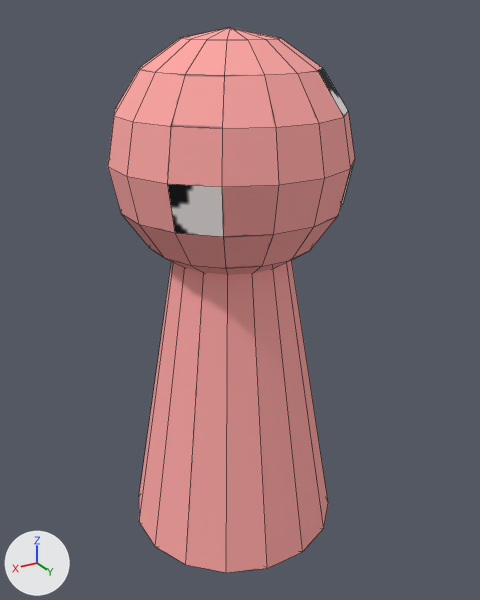
What one commit did to the OBJ model assets/models/entities/patient.obj.
Before and after are seen from a 50 mm lens placed at (4.88, 8.38, 8.22), pointed at (-0.07, 0.14, 4.1). The axes (+X, +Y, +Z) are drawn at lower left. The lights are the same throughout. The first picture is the older version. Mesh edges are drawn as thin lines. Where no turn or scale is listed for an object, it has been applied to the vertices.
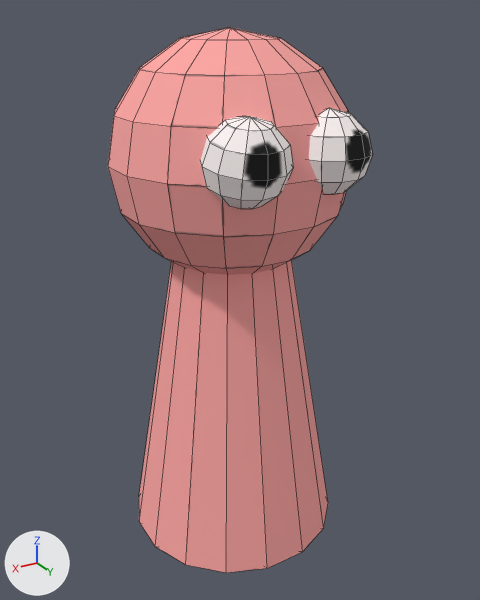
Location of each change, [x1, y1, x2, y2] in pixels of the pictures (480 x 600 px):
'sphere.001', added
    after: [200, 116, 293, 209]
'sphere.002', added
    after: [309, 108, 373, 194]
part 1 of me_sphere, surface changed
    both: [167, 68, 348, 237]

Edits to the bpy script that builds the scene:
```text
Change me_sphere:
    where me_sphere.from_pydata(...)  # 114 vertices, 128 faces; spans x -1.75..1.75, y -1.75..1.75, z 4.56..8.06
    used by ob_sphere; location = (0.0, 0.0, 0.0)
    me_sphere part 1: texture (UV) coordinates of 7 of 128 faces, centred in x -1.19..1.19, y -1.19..1.19, z 5.98..7.27, changed; they spanned u 0.31..0.62, v 0.38..0.93 and now span u 0.11..0.57, v 0.26..0.51
Add me_sphere_002:
    me_sphere_002.from_pydata(...)  # a UV sphere (12 segments, 6 rings, poles along z) spanning x -1.188..-0.062, y 0.875..2.0, z 6.0..7.125
    me_sphere_002.materials.append(mat_m_1639aaca_f683_74e7_671d_a529b520a466)  # picture img_patient_png
Add me_sphere_001:
    me_sphere_001.from_pydata(...)  # 62 vertices, 72 faces; spans x 0.045..1.205, y 0.866..2.009, z 6.009..7.116
    me_sphere_001.materials.append(mat_m_1639aaca_f683_74e7_671d_a529b520a466)  # picture img_patient_png
Add ob_sphere_002:
    ob_sphere_002 = bpy.data.objects.new('sphere.002', me_sphere_002)
    ob_sphere_002.location = (0.0, 0.0, 0.0)
Add ob_sphere_001:
    ob_sphere_001 = bpy.data.objects.new('sphere.001', me_sphere_001)
    ob_sphere_001.location = (0.0, 0.0, 0.0)
```
